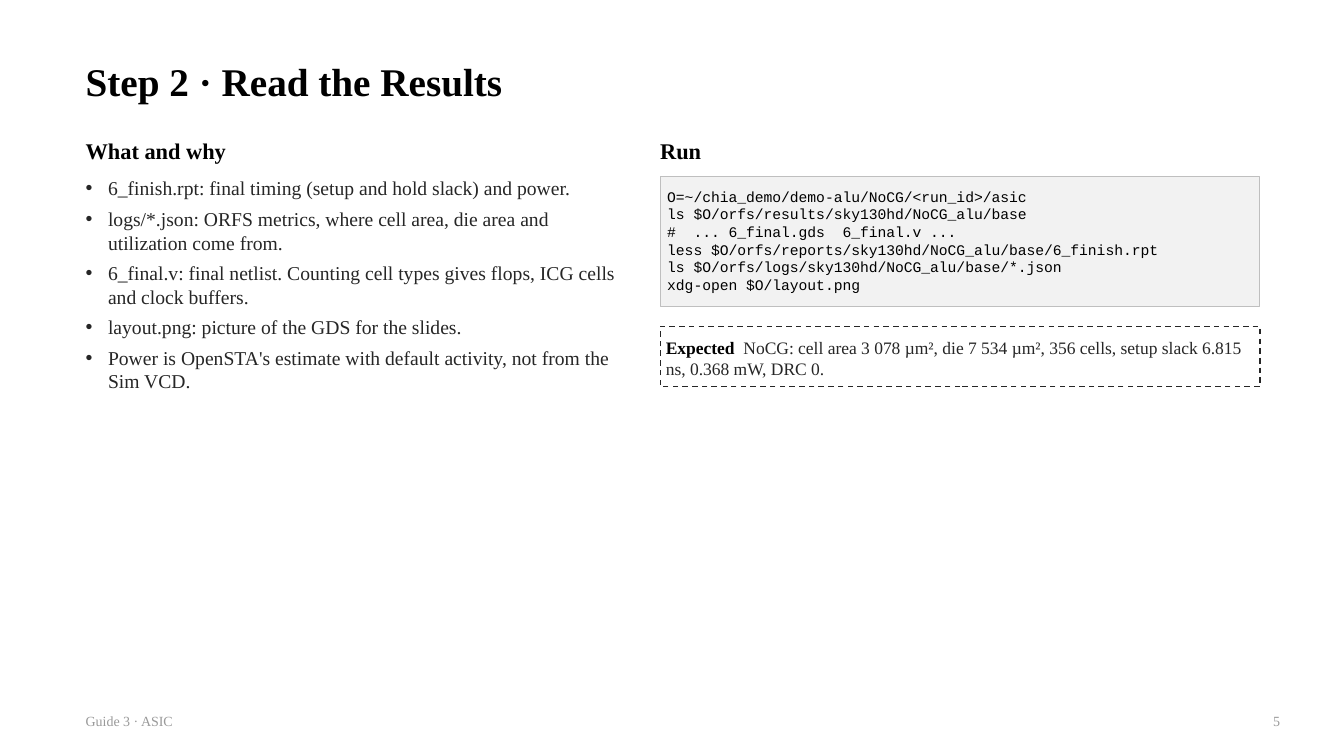
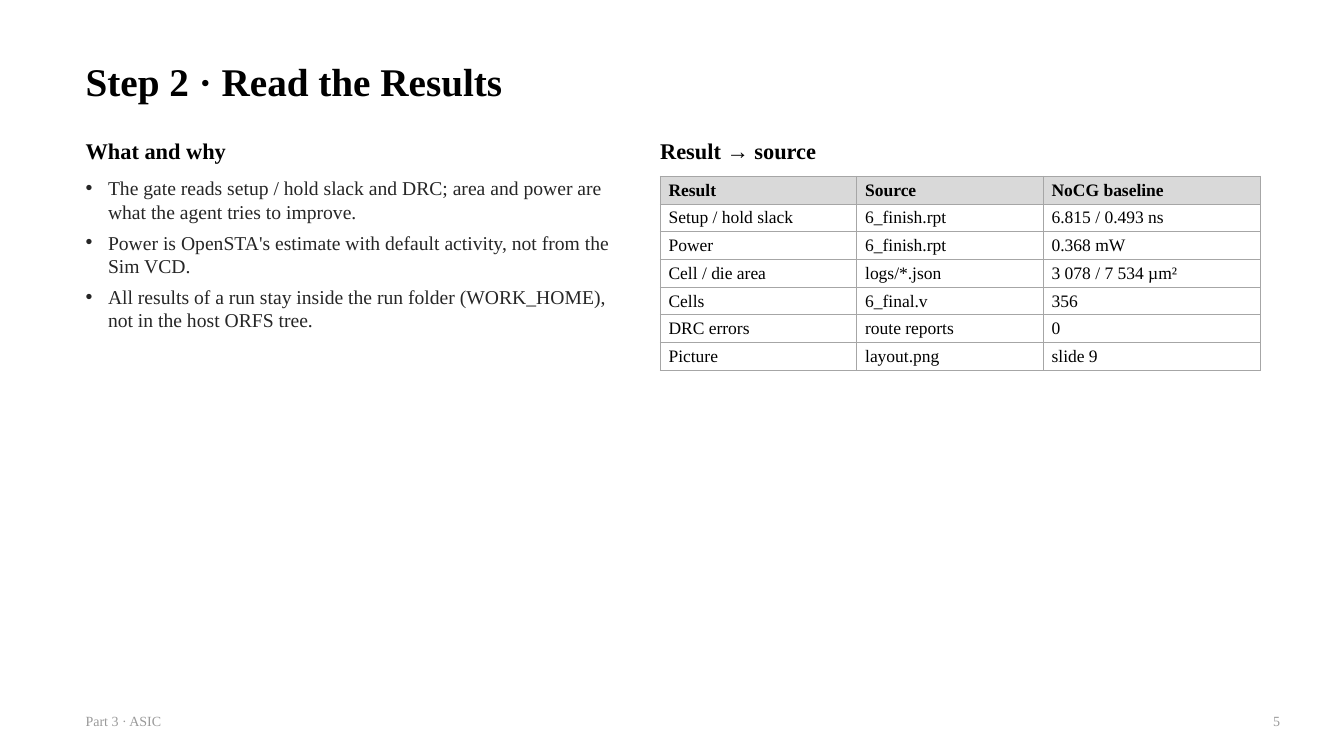
Before and after one commit to chipchip-tech/CHIA-workflow, a slide deck: slide 5 of projects/demo-alu/report/guides/3_ASIC.pptx. Drawn at 1344x756 pixels with LibreOffice and Linux fonts; fonts in the diff are those of the drawing. Boxes give left, top, right and bottom in pixels: in the first picture for what was removed or moved away, otherwise in the second. Text is boxed around its words. In the diff, an @@ line names an element or a change of style, - is before the commit and + after.

```diff
--- a/projects/demo-alu/report/guides/3_ASIC.pptx
+++ b/projects/demo-alu/report/guides/3_ASIC.pptx
@@ text at [660,143,816,160]: text changed @@
-Run
+Result → source
@@ rectangle removed at [660,176,1260,307] @@
-O=~/chia_demo/demo-alu/NoCG/<run_id>/asic
-ls $O/orfs/results/sky130hd/NoCG_alu/base
-# ... 6_final.gds 6_final.v ...
-less $O/orfs/reports/sky130hd/NoCG_alu/base/6_finish.rpt
-ls $O/orfs/logs/sky130hd/NoCG_alu/base/*.json
-xdg-open $O/layout.png
@@ table added at [660,176,1260,370], 7 rows, 3 columns @@
+Result | Source | NoCG baseline
+Setup / hold slack | 6_finish.rpt | 6.815 / 0.493 ns
+Power | 6_finish.rpt | 0.368 mW
+Cell / die area | logs/*.json | 3 078 / 7 534 µm²
+Cells | 6_final.v | 356
+DRC errors | route reports | 0
+Picture | layout.png | slide 9
@@ text at [108,181,601,224]: text changed @@
-• 6_finish.rpt: final timing (setup and hold slack) and power.
-• logs/*.json: ORFS metrics, where cell area, die area and utilization come from.
-• 6_final.v: final netlist. Counting cell types gives flops, ICG cells and clock buffers.
-• layout.png: picture of the GDS for the slides.
+• The gate reads setup / hold slack and DRC; area and power are what the agent tries to improve.
@@ text at [108,290,606,328]: paragraph added @@
+• All results of a run stay inside the run folder (WORK_HOME), not in the host ORFS tree.
@@ rectangle removed at [660,327,1260,387] @@
-Expected NoCG: cell area 3 078 µm², die 7 534 µm², 356 cells, setup slack 6.815 ns, 0.368 mW, DRC 0.
@@ text at [86,717,161,726]: text changed @@
-Guide 3 · ASIC
+Part 3 · ASIC
```
Also in this commit, not shown: 9 other slides changed, 4 other files.
